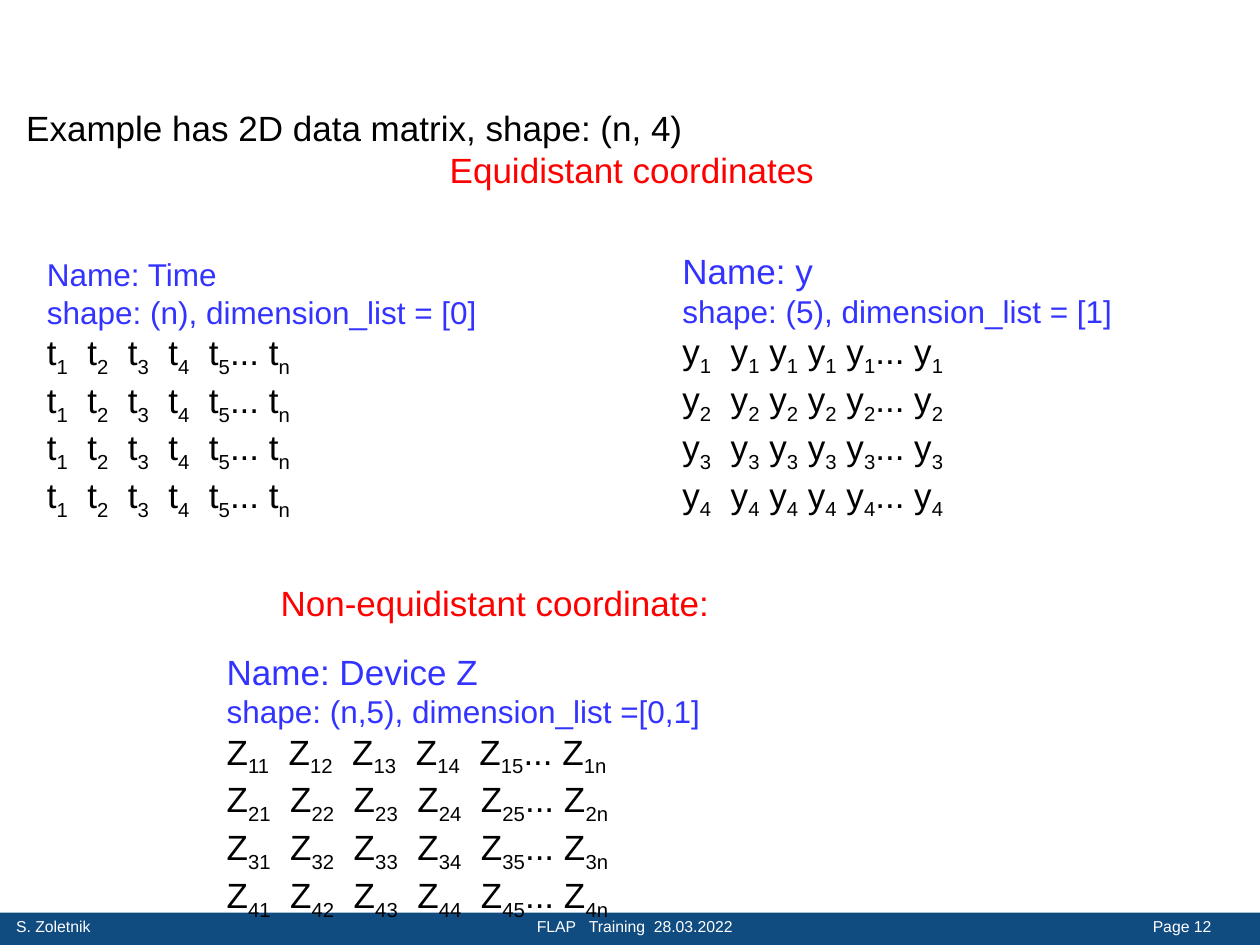
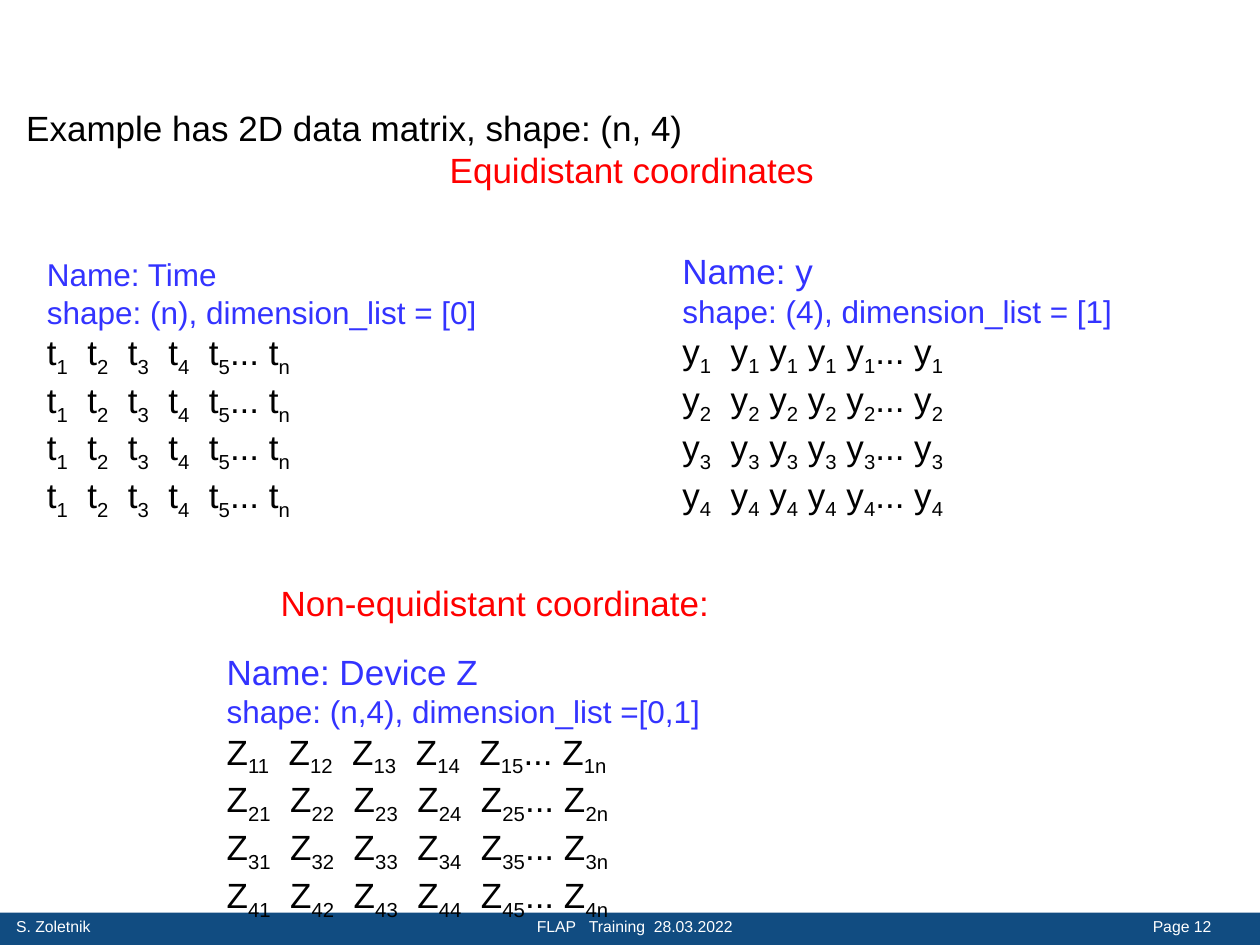
Before and after one commit to fusion-flap/flap, a slide deck: slide 12 of docs/FLAP_Training_20220328.pptx. Drawn at 1260x945 pixels with LibreOffice and Linux fonts; fonts in the diff are those of the drawing; background and template pictures are left out. Boxes give left, top, right and bottom in pixels: in the first picture for what was removed or moved away, otherwise in the second. Text is boxed around its words. In the diff, an @@ line names an element or a change of style, - is before the commit and + after.

```diff
--- a/docs/FLAP_Training_20220328.pptx
+++ b/docs/FLAP_Training_20220328.pptx
@@ text at [682, 300, 1112, 329]: text changed @@
-shape: (5), dimension_list = [1]
+shape: (4), dimension_list = [1]
@@ text at [227, 700, 700, 729]: text changed @@
-shape: (n,5), dimension_list =[0,1]
+shape: (n,4), dimension_list =[0,1]
```
Also in this commit, not shown: 5 other slides changed, 1 other file.
